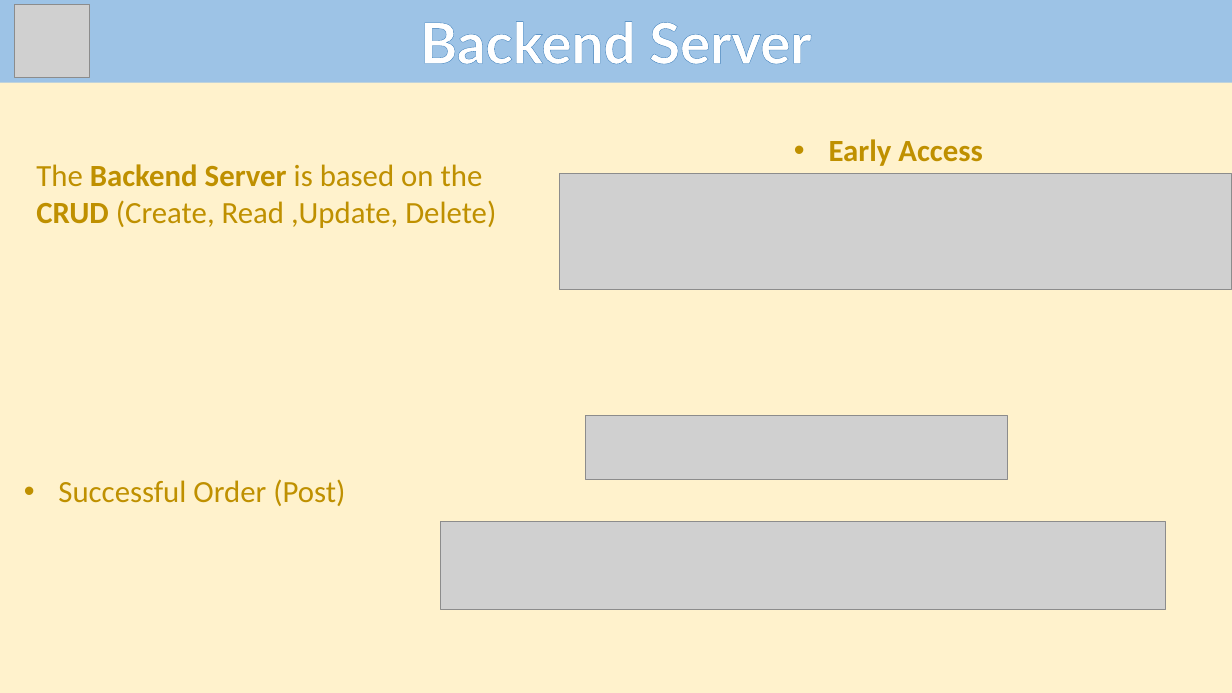
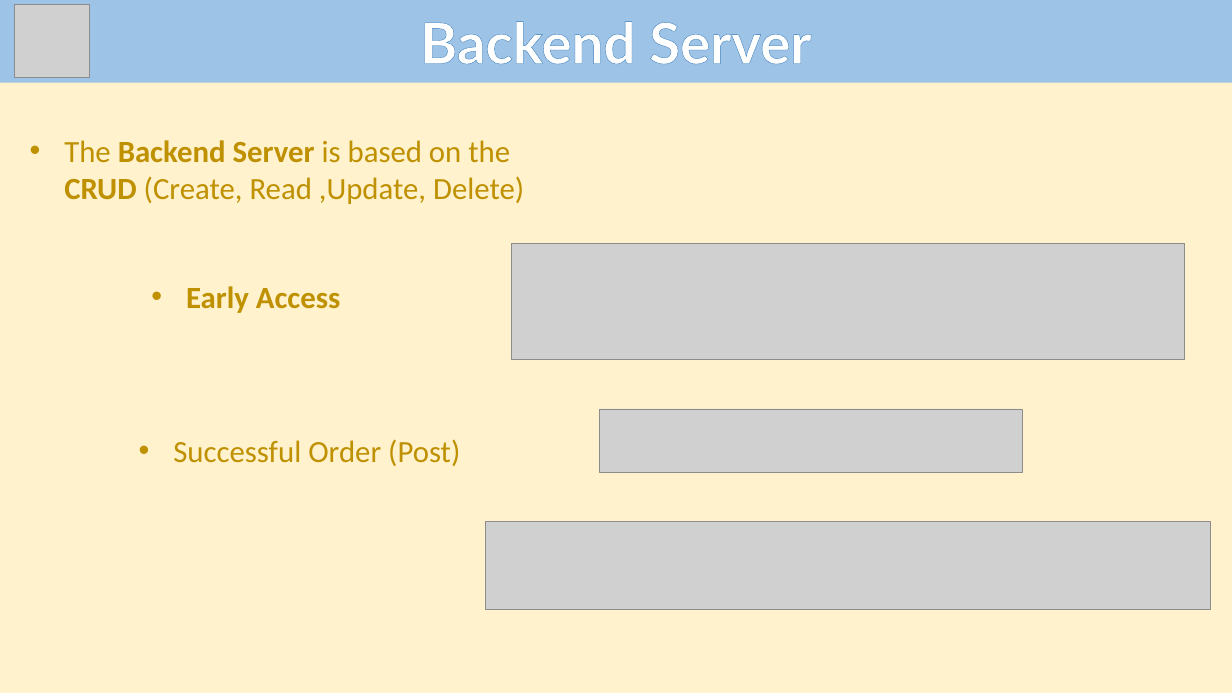
Before and after one commit to Andras-12c/Dozsa-Csarda, a slide deck: slide 15 of VizsgaremekEnglishPP.pptx. Drawn at 1232x693 pixels with LibreOffice and Linux fonts; fonts in the diff are those of the drawing; grey boxes stand for pictures. Boxes give left, top, right and bottom in pixels: in the first picture for what was removed or moved away, otherwise in the second. Text is boxed around its words. In the diff, an @@ line names an element or a change of style, - is before the commit and + after.

```diff
--- a/VizsgaremekEnglishPP.pptx
+++ b/VizsgaremekEnglishPP.pptx
@@ text "The Backend Server is based ...": place and size @@
-text "The Backend Server is based ..." at bbox=[36, 164, 496, 228]
+text "The Backend Server is based ..." at bbox=[64, 140, 524, 204]
@@ text "The Backend Server is based ..." at bbox=[64, 140, 524, 204]: bullet none to • @@
@@ picture: place and size @@
-picture at bbox=[559, 173, 1232, 289]
+picture at bbox=[512, 243, 1185, 360]
@@ text "Early Access": place and size @@
-text "Early Access" at bbox=[829, 139, 982, 166]
+text "Early Access" at bbox=[186, 286, 340, 313]
@@ picture: place and size @@
-picture at bbox=[585, 416, 1007, 480]
+picture at bbox=[600, 409, 1022, 473]
@@ text "Successful Order (Post)": place and size @@
-text "Successful Order (Post)" at bbox=[58, 479, 345, 506]
+text "Successful Order (Post)" at bbox=[173, 439, 460, 466]
@@ picture: place and size @@
-picture at bbox=[441, 522, 1165, 610]
+picture at bbox=[486, 522, 1211, 610]
```
Also in this commit, not shown: 2 other slides changed.
